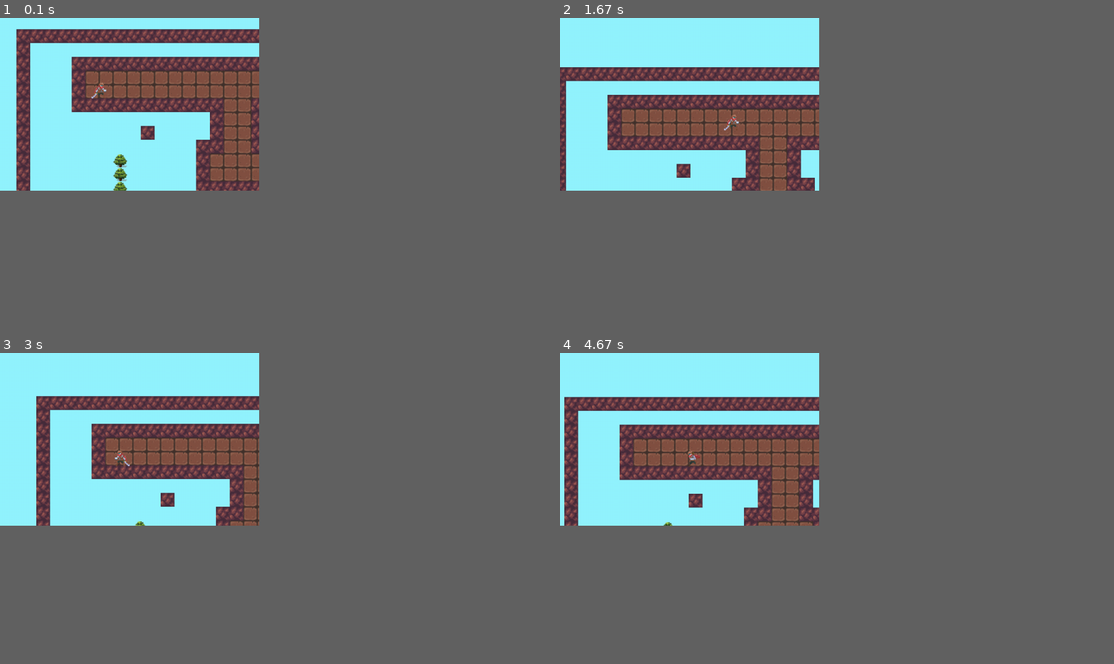
Above: before the commit, frames 1-4 (two rows, left to right).
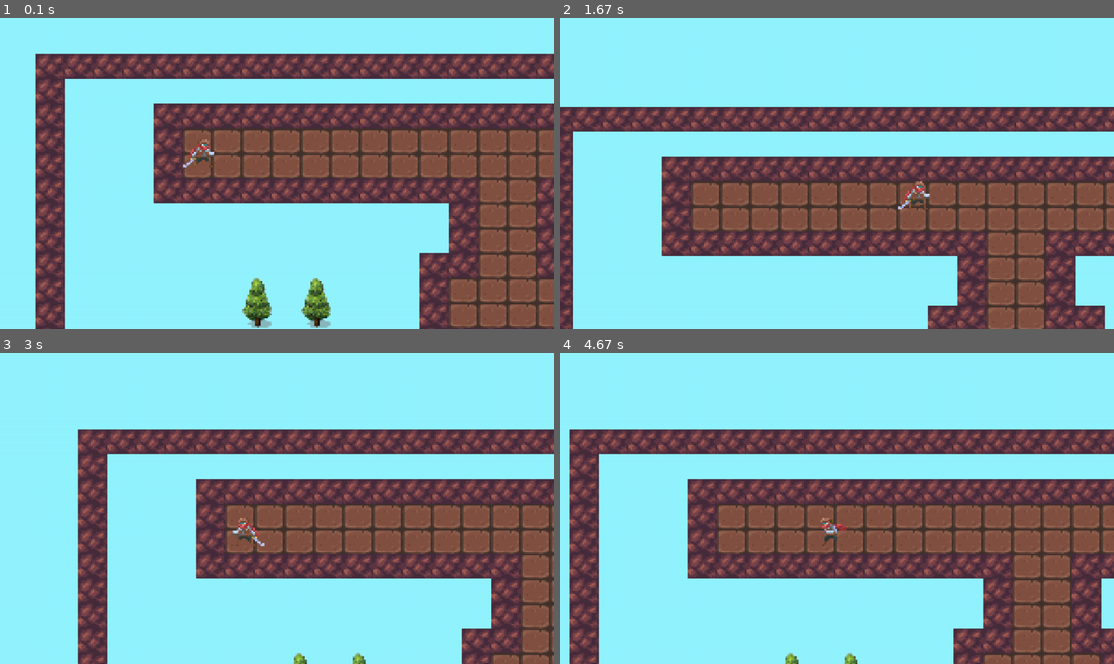
Above: after the commit, the same moments.

Repository: OArthr/piton
Game: pygame game, started from Teste2_Personagem/projeto_github/personagem_projeto_pygame.py
Same seed, same stepped clock (60 frames per second), same inputs: the game is played once before the commit and once after it.
Inputs:
- Up to frame 1 (0.1 s): no input
- Up to frame 2 (1.67 s): hold Right 0.33-0.8 s; hold Up 0.83-1.13 s; hold Right 1.17-1.63 s
- Up to frame 3 (3 s): hold Left 1.67-2.2 s; hold Down 2.23-2.53 s; hold Left 2.57-2.97 s
- Up to frame 4 (4.67 s): hold Up 3-3.37 s; hold Right 3.4-4.03 s; hold Down 4.07-4.43 s; hold Left from 4.47 s (still down)
In our replay, the window is 421x281 before the commit and 900x506 after it. These sizes can differ from the game's own. Grey fills any space a smaller window leaves; there, only what the larger window draws over its background counts as a difference.

The runs differ from the first frame. In frame 1, 49% of the frame differs, in the area x 2-100%, y 3-100%; in frame 2, 46%; in frame 3, 39%; in frame 4, 47%.

Commit message:
Colisão 2
Modificações na forma de impressão do player para se adequar a colisão
Modificação no display

Diff:
--- a/Teste2_Personagem/aaaa copy.txt
+++ b/Teste2_Personagem/aaaa copy.txt
@@ -5,10 +5,10 @@
 100013333333333333333333333333333333333333333333333310000001
 100011111111111331111111111111111111111111333333333310000001
 100000000000001331000000000000000000000001333333333310000001
-100000000100001331000000000000000000000001333333333310000001
+100000000000001331000000000000000000000001333333333310000001
 100000000000011331100000000000000000000001333333333310000001
-100000040000013333100000000000000000000001333333333310000001
-100000040000013333100000000000000000000001333333333310000001
-100000040000011111100000000000000000000001111111111110000001
+100000050500013333100000000000000000000001333333333310000001
+100000040400013333100000000000000000000001333333333310000001
+100000000000011111100000000000000000000001111111111110000001
 100000000000000000000000000000000000000000000000000000000001
 111111111111111111111111111111111111111111111111111111111111
--- a/Teste2_Personagem/projeto_github/personagem_projeto_pygame.py
+++ b/Teste2_Personagem/projeto_github/personagem_projeto_pygame.py
@@ -2,7 +2,7 @@
 from pygame.locals import *
 
 # Tamanho total do mapa
-WINDOW_SIZE = (600, 400)
+WINDOW_SIZE = (1280, 720)
 
 # Tamanho da tela
 display = pygame.Surface((300, 200))
@@ -19,15 +19,19 @@
 # Carregamento de imagens do cenário
 grass_img = pygame.image.load('grass.png')
 dirt_img = pygame.image.load('dirt.png')
+dirt_img = pygame.transform.scale(dirt_img, (16, 16))
 floor_img = pygame.image.load('floor.png')
 floor_img = pygame.transform.scale(floor_img, (16, 16))
 back_img = pygame.image.load('floorgrass.png')
 back_img = pygame.transform.scale(back_img, (600, 400))
 arvore_img = pygame.image.load('arvore.png')
 arvore_img = pygame.transform.scale(arvore_img, (16, 16))
+arvore2_img = pygame.image.load('arvore2.png')
+arvore2_img = pygame.transform.scale(arvore2_img, (16, 16))
 
 # Colisão Player
-player_rect = pygame.Rect(50, 50, 12, 24)  # Reduzir o tamanho do retângulo do player
+
+player_rect = pygame.Rect(50,50, 23, 23)  # Reduzir o tamanho do retângulo do player
 
 # Tamanho do bloco(bloco de 1x1px)
 TILE_SIZE = grass_img.get_width()
@@ -130,7 +134,7 @@
 
     # Ajuste: Cálculo da rolagem da câmera com base na posição do jogador
     true_scroll[0] += (player_rect.x - true_scroll[0] - 152) / 20
-    true_scroll[1] += (player_rect.y - true_scroll[1] - 106) / 20
+    true_scroll[1] += (player_rect.y - true_scroll[1] - 106) / 10
     scroll = true_scroll.copy()
     scroll[0] = int(scroll[0])
     scroll[1] = int(scroll[1])
@@ -149,8 +153,11 @@
                 display.blit(floor_img, (x * TILE_SIZE - scroll[0], y * TILE_SIZE - scroll[1]))
             if tile == '4':
                 display.blit(arvore_img, (x * TREE_WIDTH - scroll[0], y * TREE_HEIGHT - scroll[1]))
+            if tile == '5':
+                display.blit(arvore2_img, (x * TREE_WIDTH - scroll[0], y * TREE_HEIGHT - scroll[1]))
             if tile != '0' and tile != '3':
                 tile_rects.append(pygame.Rect(x * TILE_SIZE, y * TILE_SIZE, TILE_SIZE, TILE_SIZE))
+
             x += 1
         y += 1
 
@@ -184,7 +191,7 @@
     player_img_id = animation_database[player_action][player_frame]
     player_img = animation_frames[player_img_id]
     display.blit(pygame.transform.flip(player_img, player_flip, False),
-                 (player_rect.x - scroll[0], player_rect.y - scroll[1]))
+                 (player_rect.x-7 - scroll[0], player_rect.y-7 - scroll[1]))
 
     # Eventos de input do jogador
     for event in pygame.event.get():
Binary file changed: Teste2_Personagem/arvore.png
Binary file added: Teste2_Personagem/arvore2.png
